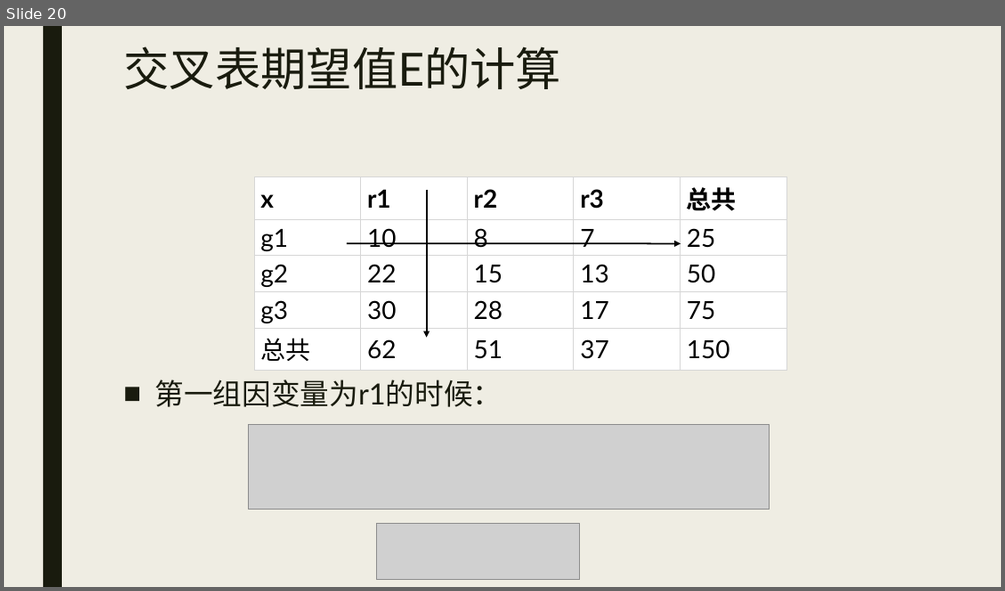
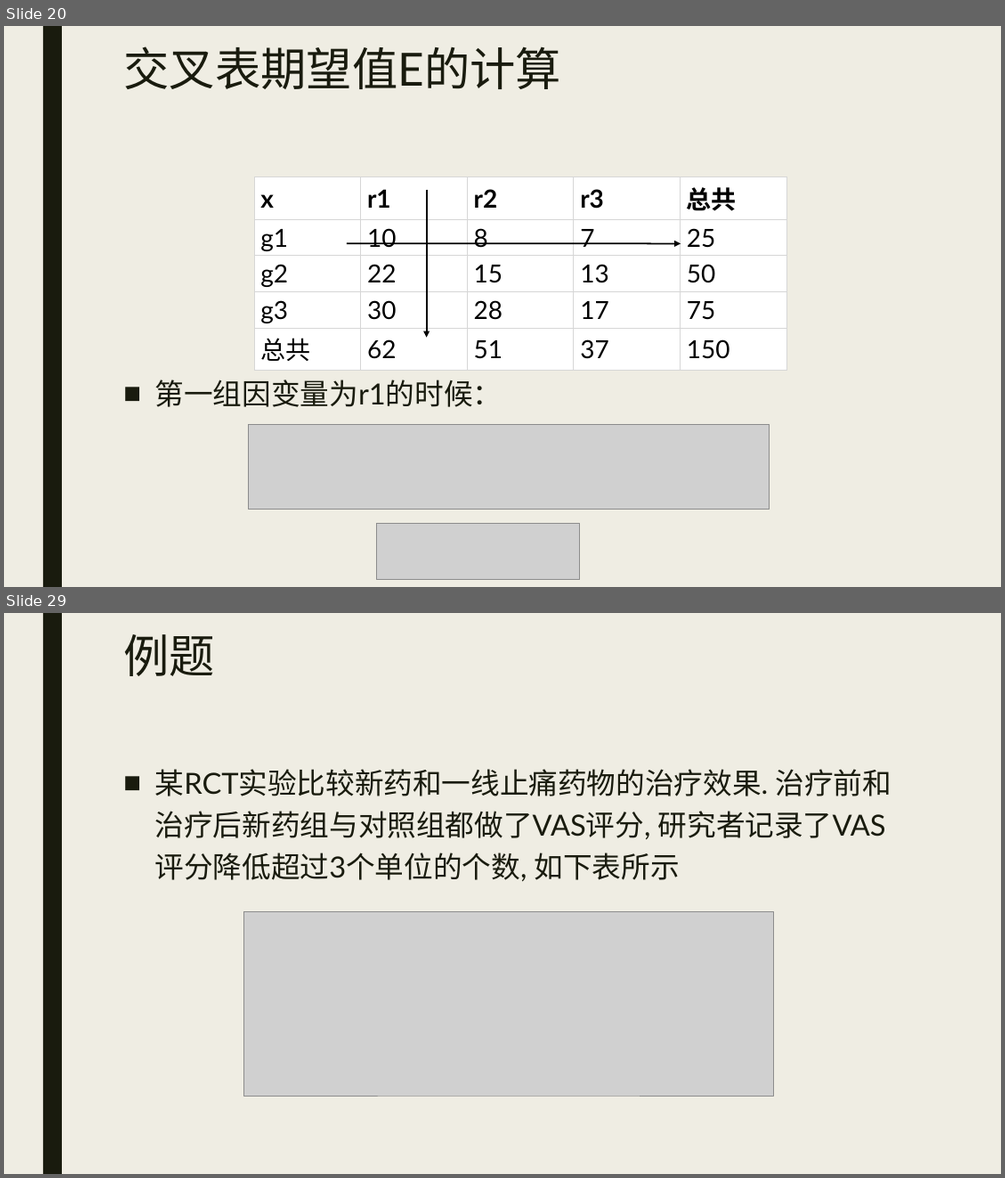
Before and after one commit to beneon/medstat, a slide deck: lect-7/卡方检验.pptx. Shown one above the other, each under a label of ours: slide 20 before the commit, slides 20 and 29 after it; the slides between them are not shown. The pictures are 1005x591 and 1005x1178 pixels, drawn with LibreOffice and Linux fonts; fonts in the diff are those of the drawing; grey boxes stand for pictures. Boxes give left, top, right and bottom in pixels: in the first picture for what was removed or moved away, otherwise in the second. Text is boxed around its words. In the diff, an @@ line names an element or a change of style, - is before the commit and + after.

```diff
--- a/lect-7/卡方检验.pptx
+++ b/lect-7/卡方检验.pptx
@@ slide 29 added at (4, 613, 1001, 1174), background #EFEDE3; not listed: 1 template element that a slide beside it also shows @@
@@ title added at (123, 634, 215, 676), 44 pt, text #191B0E @@
+例题
@@ text added at (155, 769, 892, 880), 28 pt, text #191B0E @@
+■ 某RCT实验比较新药和一线止痛药物的治疗效果. 治疗前和治疗后新药组与对照组都做了VAS评分, 研究者记录了VAS评分降低超过3个单位的个数, 如下表所示
@@ picture added at (243, 911, 774, 1095) @@
```
Also in this commit, not shown: 20 other slides added, 1 other file.
